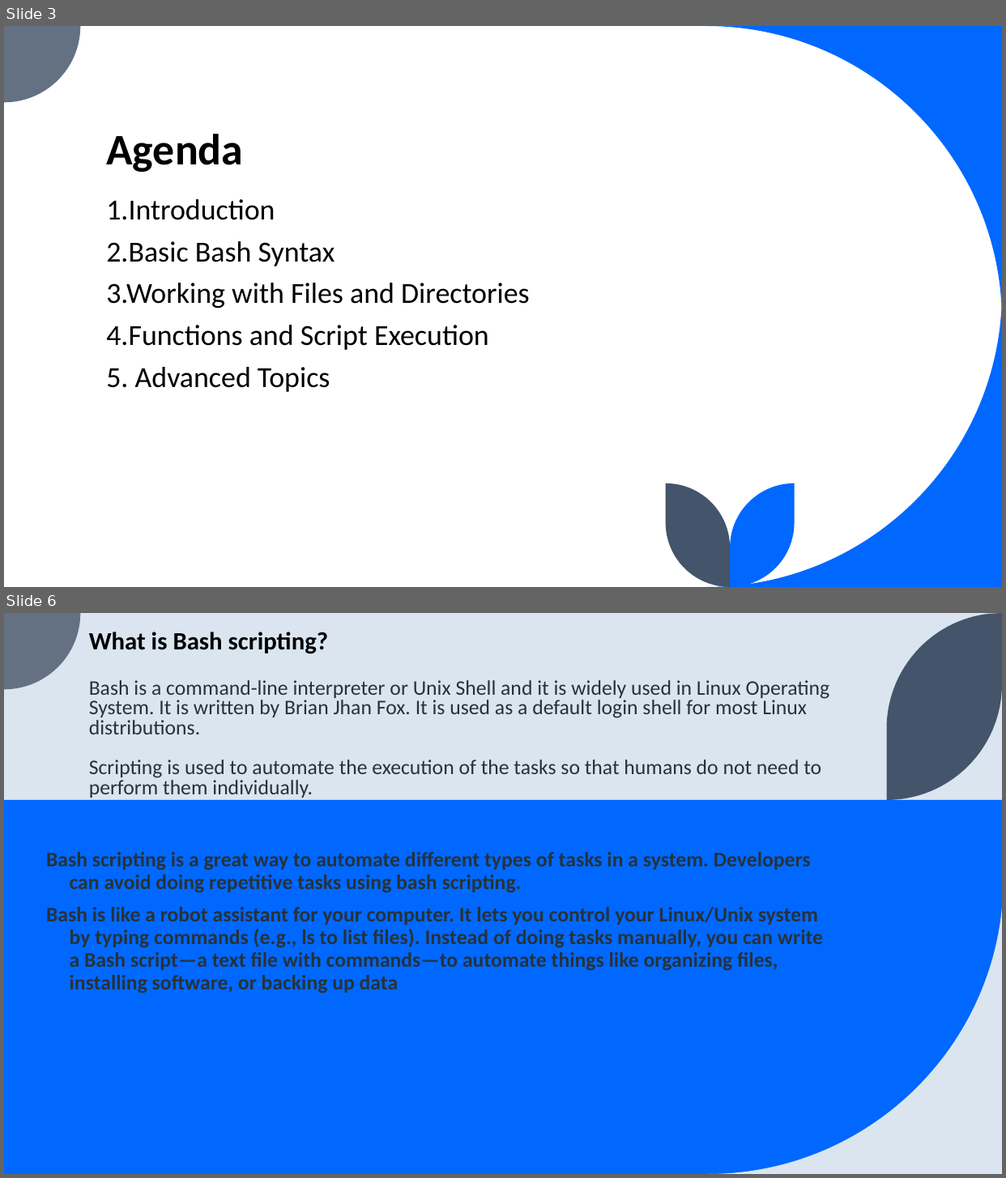
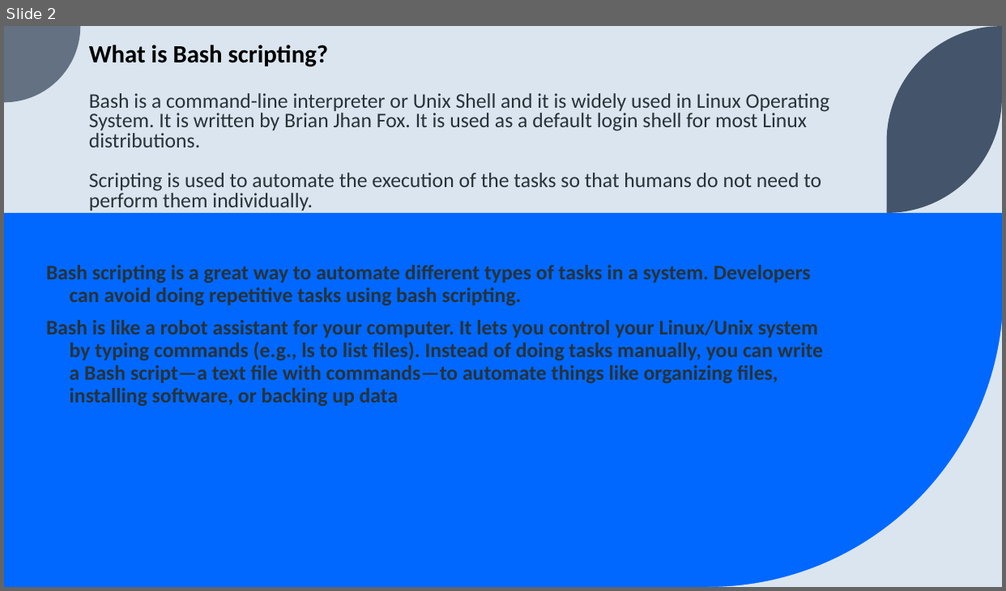
Before and after one commit to manikiran7/Devops-hub, a slide deck: presentations/Bash_Scripting_PPT (1).pptx. Shown one above the other, each under a label of ours: slides 3 and 6 before the commit, slide 2 after it; the slides between them are not shown. The pictures are 1006x1178 and 1006x591 pixels, drawn with LibreOffice and Linux fonts; fonts in the diff are those of the drawing. Boxes give left, top, right and bottom in pixels: in the first picture for what was removed or moved away, otherwise in the second. Text is boxed around its words. In the diff, an @@ line names an element or a change of style, - is before the commit and + after.

```diff
--- a/presentations/Bash_Scripting_PPT (1).pptx
+++ b/presentations/Bash_Scripting_PPT (1).pptx
@@ slide 3 removed at (4, 26, 1002, 587), background #FFFFFF; not listed: 1 template element that a slide beside it also shows @@
@@ title removed at (106, 134, 243, 172) @@
-Agenda
@@ text removed at (106, 199, 530, 392) @@
-1.Introduction
-2.Basic Bash Syntax
-3.Working with Files and Directories
-4.Functions and Script Execution
-5. Advanced Topics
@@ group removed at (666, 26, 1002, 587): 4 freeform shapes @@
@@ what was slide 6 is now slide 2 @@
```
Also in this commit, not shown: 1 slide changed, 3 other slides removed, 1 other file.
